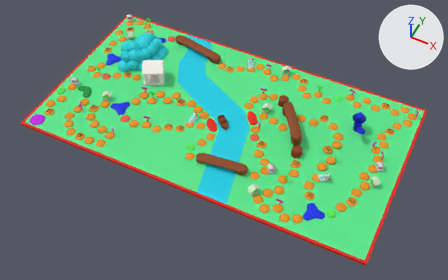
Two versions of the FBX model Assets/Models/fbx/board.fbx, one commit apart.
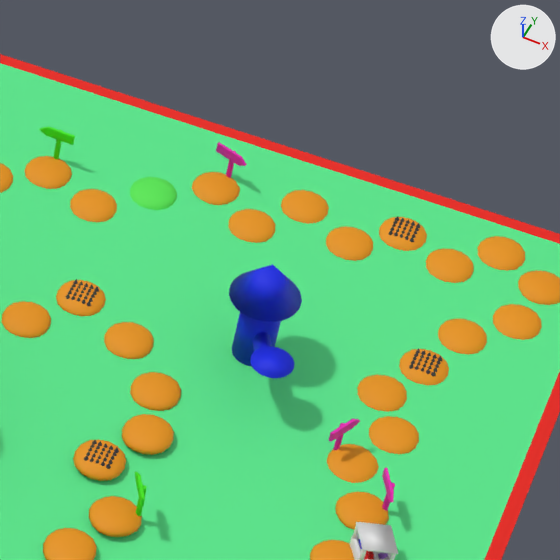
The first picture shows the older version from a 50 mm camera at (90.3, -143.9, 172.8) aimed at (20.8, -5.0, -0.9). The close-ups show both versions on the part from 69% to 93% of the width and 22% to 60% of the height of that picture; other places that the commit changed are outside them. The axes (+X, +Y, +Z) are drawn at upper right. The lights are the same throughout. Where no turn or scale is listed for an object, it has been applied to the vertices.
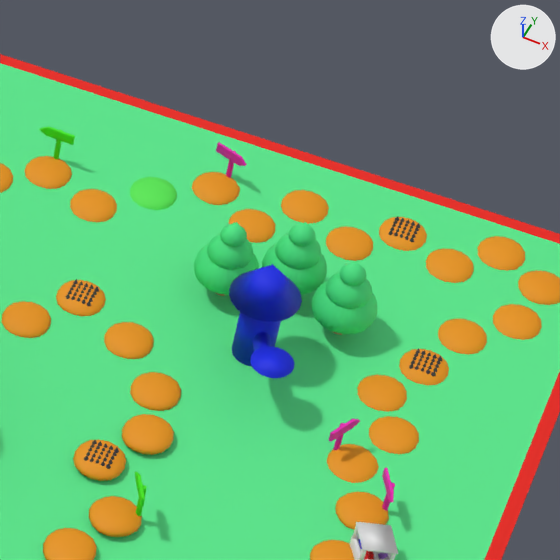
Pixel boxes [x1, y1, x2, y2] of what changed, in the close-ups (560 x 560 px):
'Cube.156', added (green)
    after: [311, 261, 378, 335]
    faces in mat_leaves (green #49e785): [311, 261, 378, 334]
'Cube.154', added (green)
    after: [194, 222, 259, 296]
    faces in mat_leaves (green #49e785): [194, 222, 259, 295]
'Cube.155', added (green)
    after: [262, 222, 327, 294]

What the commit changed:
Material 'wood' (mat_wood) is new.
Its base color is (0.8, 0.32, 0.15) (orange #e7996c).
Its roughness is 0.69.
Material 'leaves' (mat_leaves) is new.
Its base color is (0.0661, 0.8, 0.235) (green #49e785).
Its roughness is 0.69.
Mesh me_cube_228_1 is new.
It has 519 vertices, 450 faces and spans x -2.32..2.32, y -2.32..2.31, z -1.26..5.89.
Faces by material slot: [416, 34].
It uses material mat_leaves (green #49e785).
It uses material mat_wood (orange #e7996c).
Object 'Cube.156' (ob_cube_156) is new; it shows me_cube_228_1.
Its location is (68.96, 23.83, 4.09).
Object 'Cube.154' (ob_cube_154) is new; it shows a copy of me_cube_228_1.
Its location is (60.22, 23.76, 4.09).
Object 'Cube.155' (ob_cube_155) is new; it shows a copy of me_cube_228_1.
Its location is (64.57, 25.96, 4.09).
